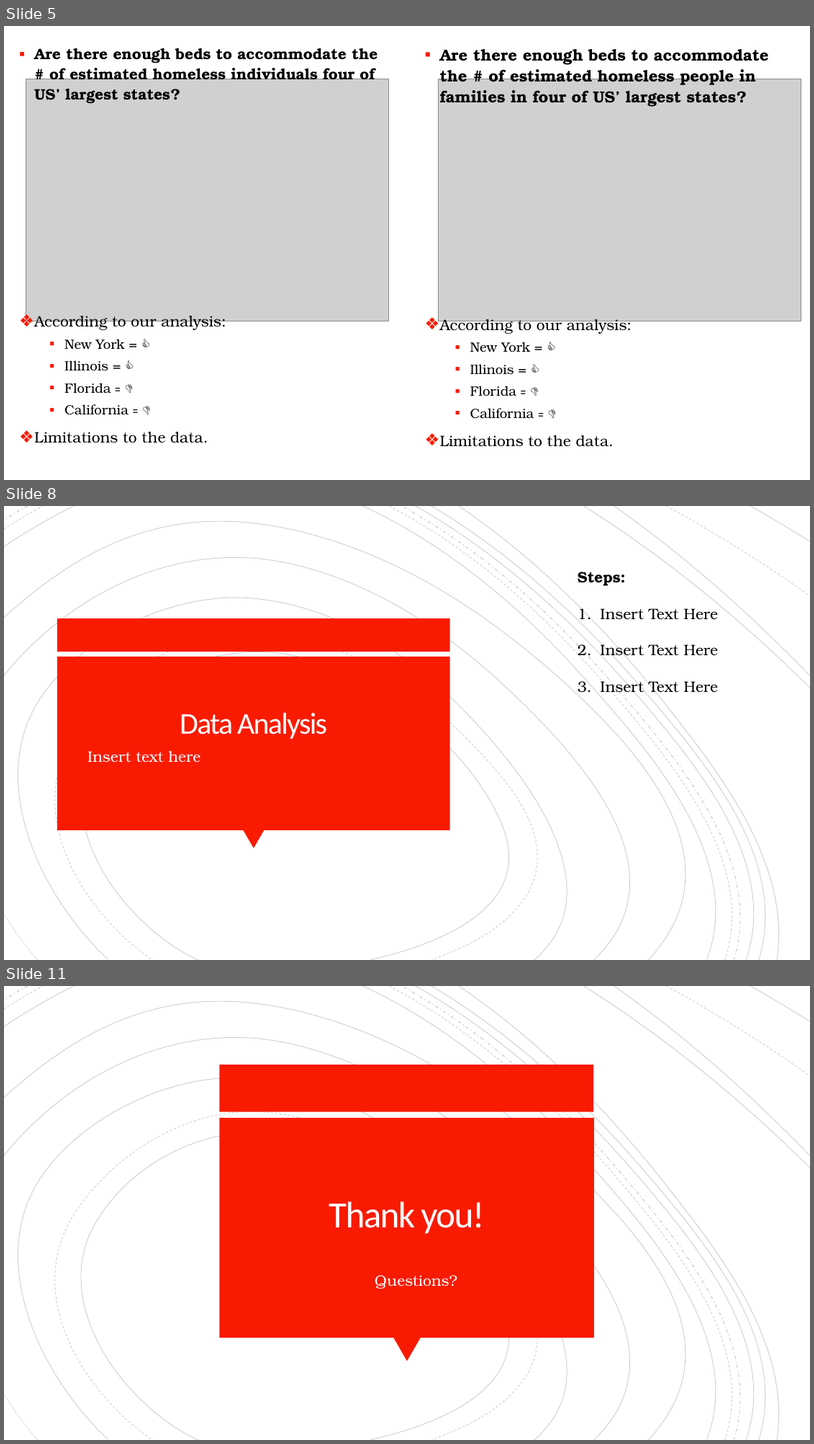
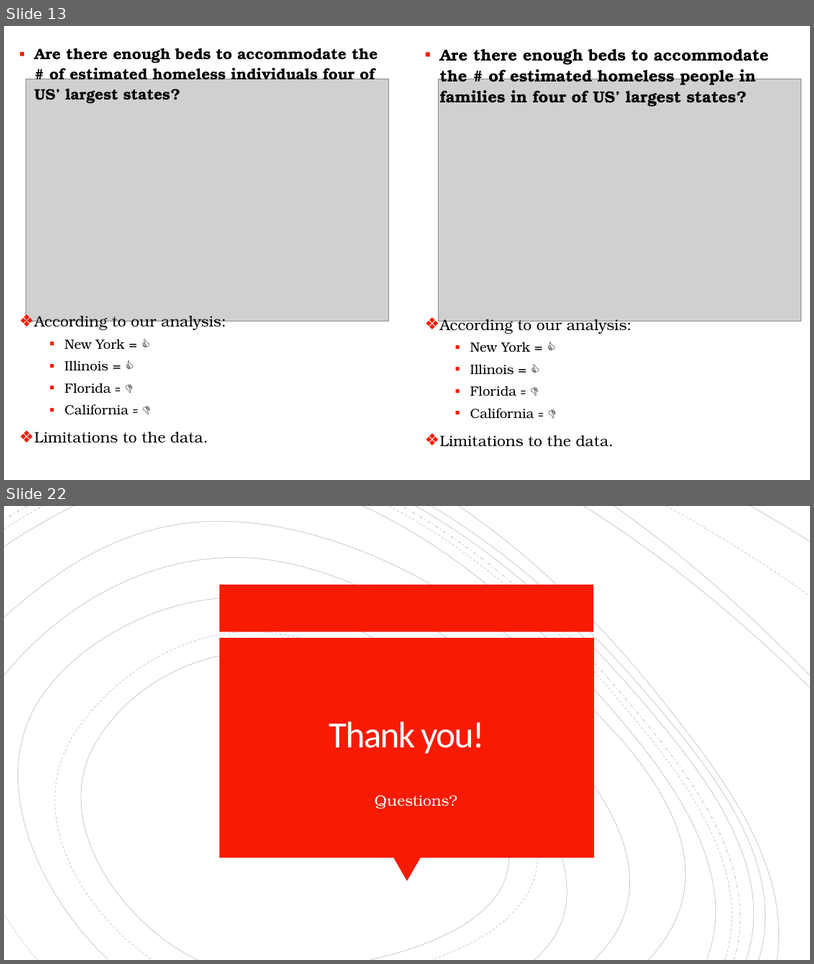
Before and after one commit to cic2003/Group3Project1, a slide deck: Homelessness Presentation_Project 1_ChidimaEdits.pptx. Shown one above the other, each under a label of ours: slides 5, 8 and 11 before the commit, slides 13 and 22 after it; the slides between them are not shown. The pictures are 814x1444 and 814x964 pixels, drawn with LibreOffice and Linux fonts; fonts in the diff are those of the drawing; grey boxes stand for pictures. Boxes give left, top, right and bottom in pixels: in the first picture for what was removed or moved away, otherwise in the second. Text is boxed around its words. In the diff, an @@ line names an element or a change of style, - is before the commit and + after.

```diff
--- a/Homelessness Presentation_Project 1_ChidimaEdits.pptx
+++ b/Homelessness Presentation_Project 1_ChidimaEdits.pptx
@@ slide 8 removed at [4,506,810,960], background #FFFFFF; not listed: 19 template elements that a slide beside it also shows @@
@@ text removed at [578,572,718,696] @@
-Steps:
-1. Insert Text Here
-2. Insert Text Here
-3. Insert Text Here
@@ rectangle removed at [57,618,450,651] @@
@@ rectangle removed at [57,656,450,830] @@
@@ title removed at [180,713,327,739] @@
-Data Analysis
@@ text removed at [88,751,201,762] @@
-• Insert text here
@@ triangle removed at [244,830,265,848] @@
@@ what was slide 5 is now slide 13 @@
@@ what was slide 11 is now slide 22 @@
```
Also in this commit, not shown: 3 slides changed, 17 slides added, 5 other slides removed.
